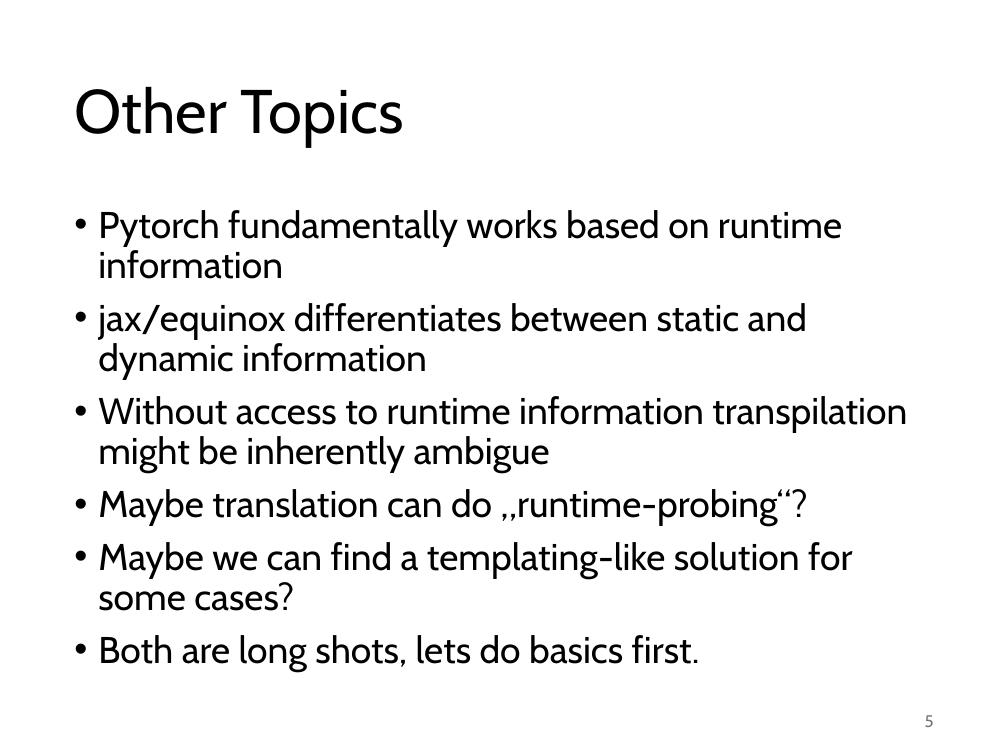
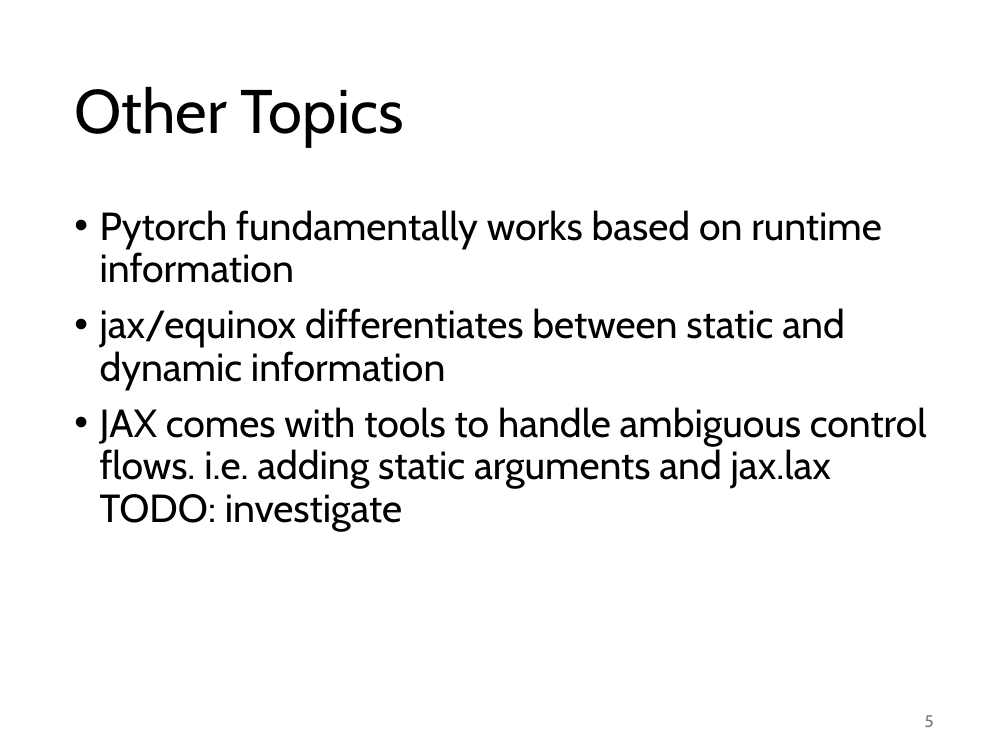
Before and after one commit to Marsmaennchen221/EquiTorch, a slide deck: slide 5 of presentations/Weekly presentation - EquiTorch-2025-05-05-weekly.pptx. Drawn at 1008x756 pixels with LibreOffice and Linux fonts; fonts in the diff are those of the drawing. Boxes give left, top, right and bottom in pixels: in the first picture for what was removed or moved away, otherwise in the second. Text is boxed around its words. In the diff, an @@ line names an element or a change of style, - is before the commit and + after.

Commit message:
update misconception on last slide

```diff
--- a/presentations/Weekly presentation - EquiTorch-2025-05-05-weekly.pptx
+++ b/presentations/Weekly presentation - EquiTorch-2025-05-05-weekly.pptx
@@ text at (100, 210, 882, 390): size 26.6 to 28 pt in "Pytorch fundamentally works based on runtime information", "jax/equinox differentiates between static and dynamic inform ..."; indent changed; more space between paragraphs @@
@@ text at (100, 407, 927, 531): text changed; size 26.6 to 28 pt @@
-• Without access to runtime information transpilation might be inherently ambigue
-• Maybe translation can do „runtime-probing“?
-• Maybe we can find a templating-like solution for some cases?
-• Both are long shots, lets do basics first.
+• JAX comes with tools to handle ambiguous control flows. i.e. adding static arguments and jax.lax TODO: investigate
```
